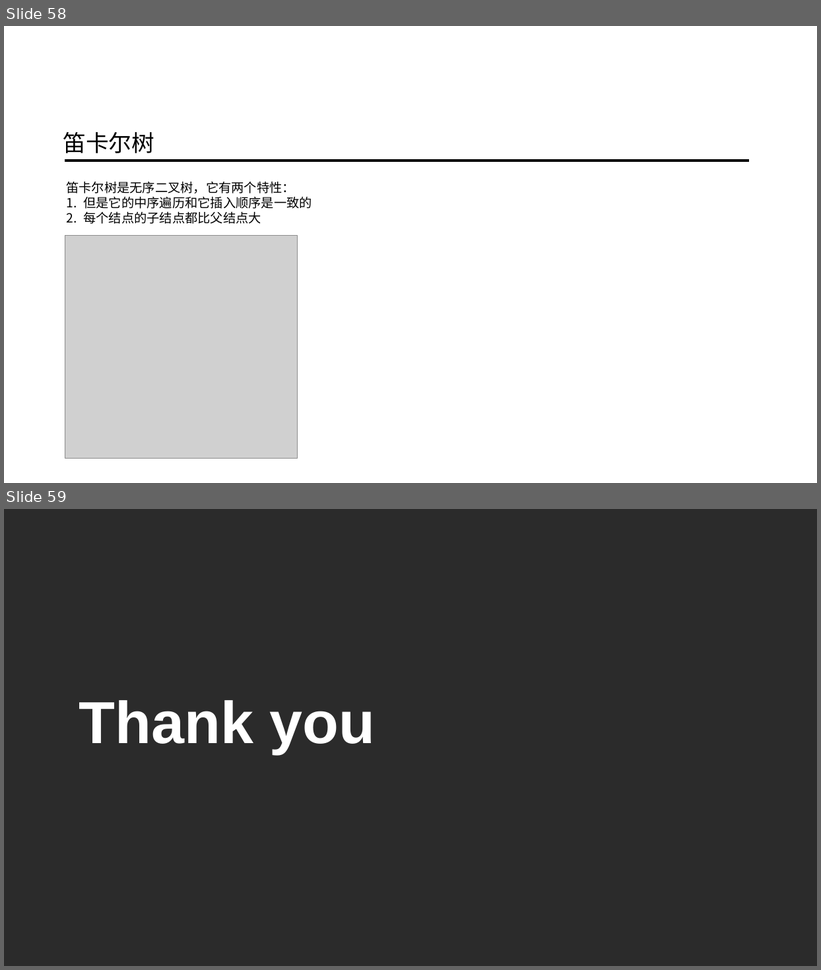
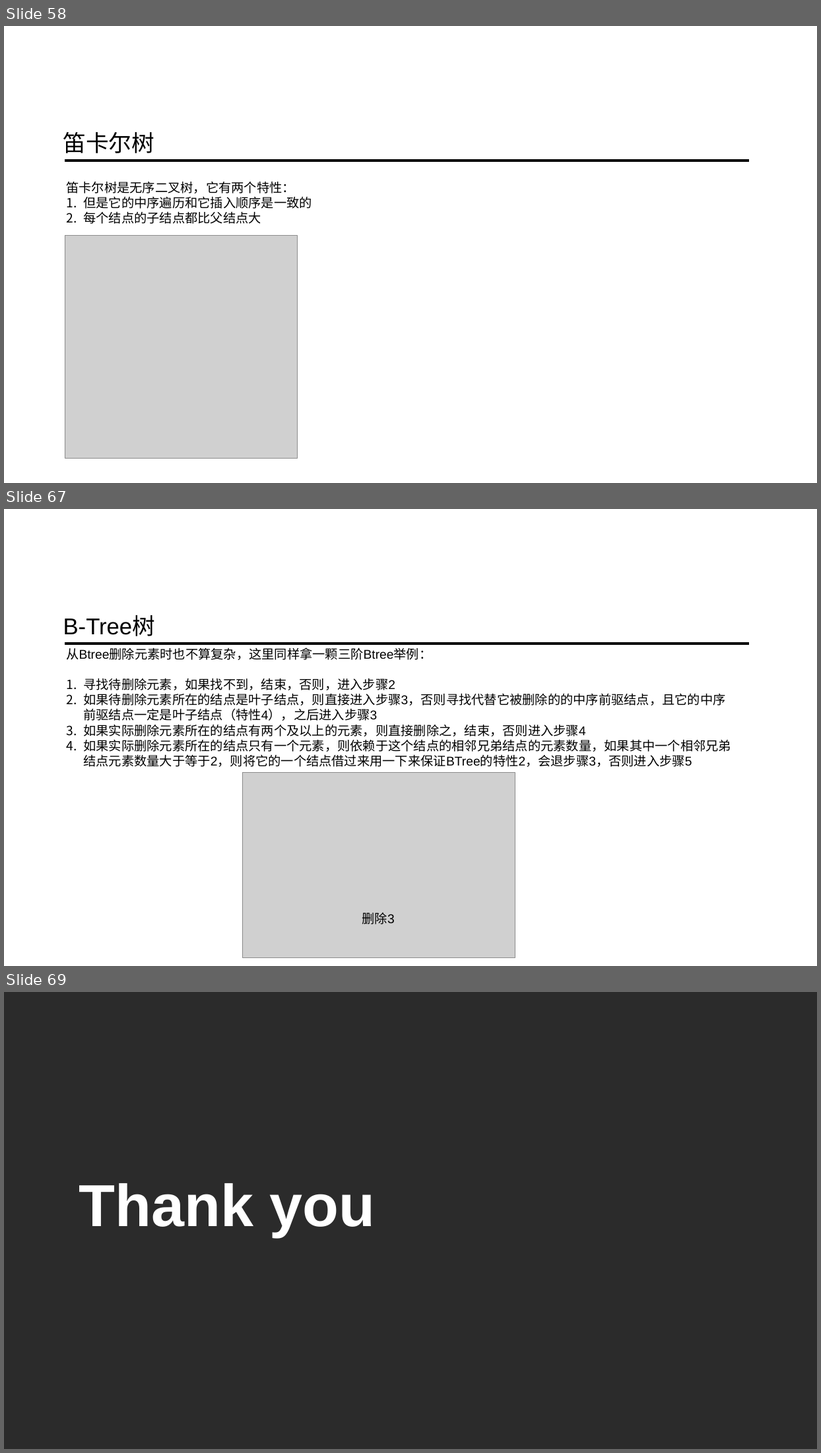
Before and after one commit to ainilili/data-structure-trees-demo, a slide deck: 数据结构之树.pptx. Shown one above the other, each under a label of ours: slides 58 and 59 before the commit, slides 58, 67 and 69 after it; the slides between them are not shown. The pictures are 821x970 and 821x1453 pixels, drawn with LibreOffice and Linux fonts; fonts in the diff are those of the drawing; grey boxes stand for pictures; background and template pictures are left out; a plain dark background stands for a picture behind light text. Boxes give left, top, right and bottom in pixels: in the first picture for what was removed or moved away, otherwise in the second. Text is boxed around its words. In the diff, an @@ line names an element or a change of style, - is before the commit and + after.

```diff
--- a/数据结构之树.pptx
+++ b/数据结构之树.pptx
@@ slide 67 added at (x1=4, y1=509, x2=817, y2=966), background picture (left out) @@
@@ text added at (x1=63, y1=616, x2=155, y2=636), 54 pt, text #000000 @@
+B-Tree树
@@ line added from (65, 644) to (749, 644), #000000 6.5 pt @@
@@ text added at (x1=66, y1=648, x2=731, y2=767), 30 pt, text #000000 @@
+从Btree删除元素时也不算复杂，这里同样拿一颗三阶Btree举例：
+1. 寻找待删除元素，如果找不到，结束，否则，进入步骤2
+2. 如果待删除元素所在的结点是叶子结点，则直接进入步骤3，否则寻找代替它被删除的的中序前驱结点，且它的中序前驱结点一定是叶子结点（特性4），之后进入步骤3
+3. 如果实际删除元素所在的结点有两个及以上的元素，则直接删除之，结束，否则进入步骤4
+4. 如果实际删除元素所在的结点只有一个元素，则依赖于这个结点的相邻兄弟结点的元素数量，如果其中一个相邻兄弟结点元素数量大于等于2，则将它的一个结点借过来用一下来保证BTree的特性2，会退步骤3，否则进入步骤5
@@ picture added at (x1=242, y1=773, x2=515, y2=958) @@
@@ text added at (x1=362, y1=913, x2=395, y2=925), 30 pt, text #000000 @@
+删除3
@@ what was slide 59 is now slide 69 @@
```
Also in this commit, not shown: 1 slide changed, 9 other slides added.
